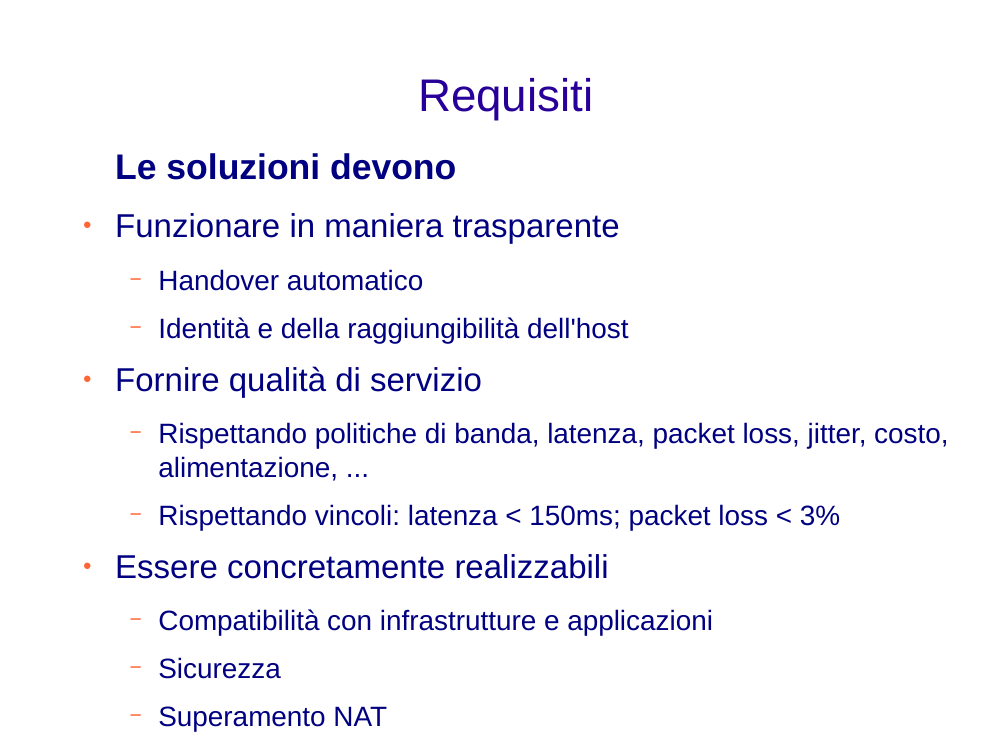
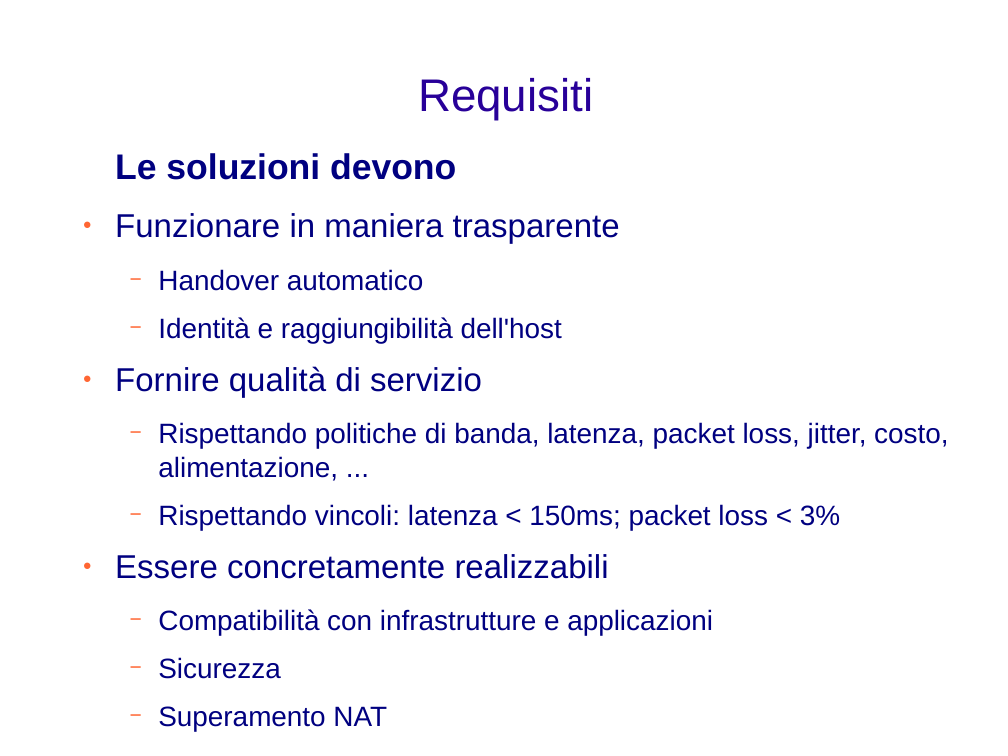
Before and after one commit to rjack/tesi-triennale, a slide deck: slide 3 of presentazione.odp. Drawn at 1008x756 pixels with LibreOffice and Linux fonts; fonts in the diff are those of the drawing; background and template pictures are left out. Boxes give left, top, right and bottom in pixels: in the first picture for what was removed or moved away, otherwise in the second. Text is boxed around its words. In the diff, an @@ line names an element or a change of style, - is before the commit and + after.

```diff
--- a/presentazione.odp
+++ b/presentazione.odp
@@ text at [158,317,562,343]: text changed @@
-  − Identità e della raggiungibilità dell'host
+  − Identità e raggiungibilità dell'host
```
Also in this commit, not shown: 3 other slides changed, 1 slide added.
